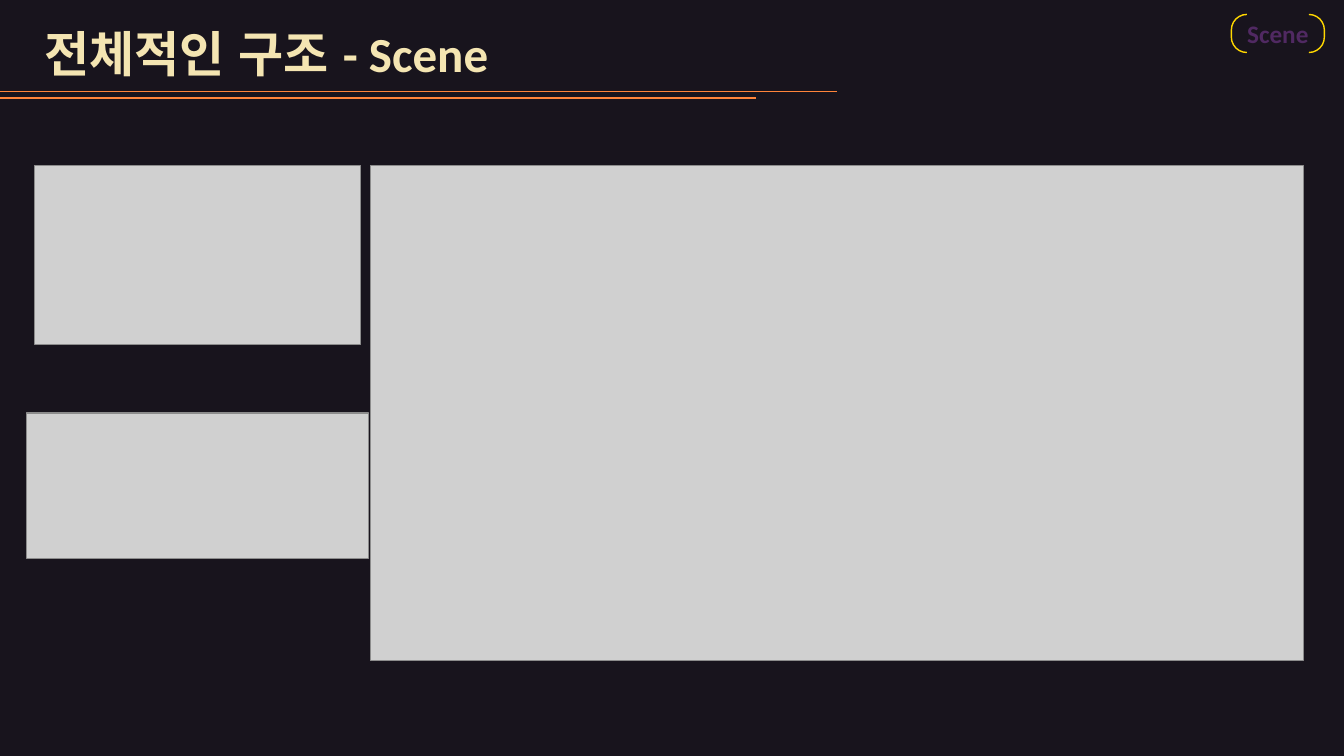
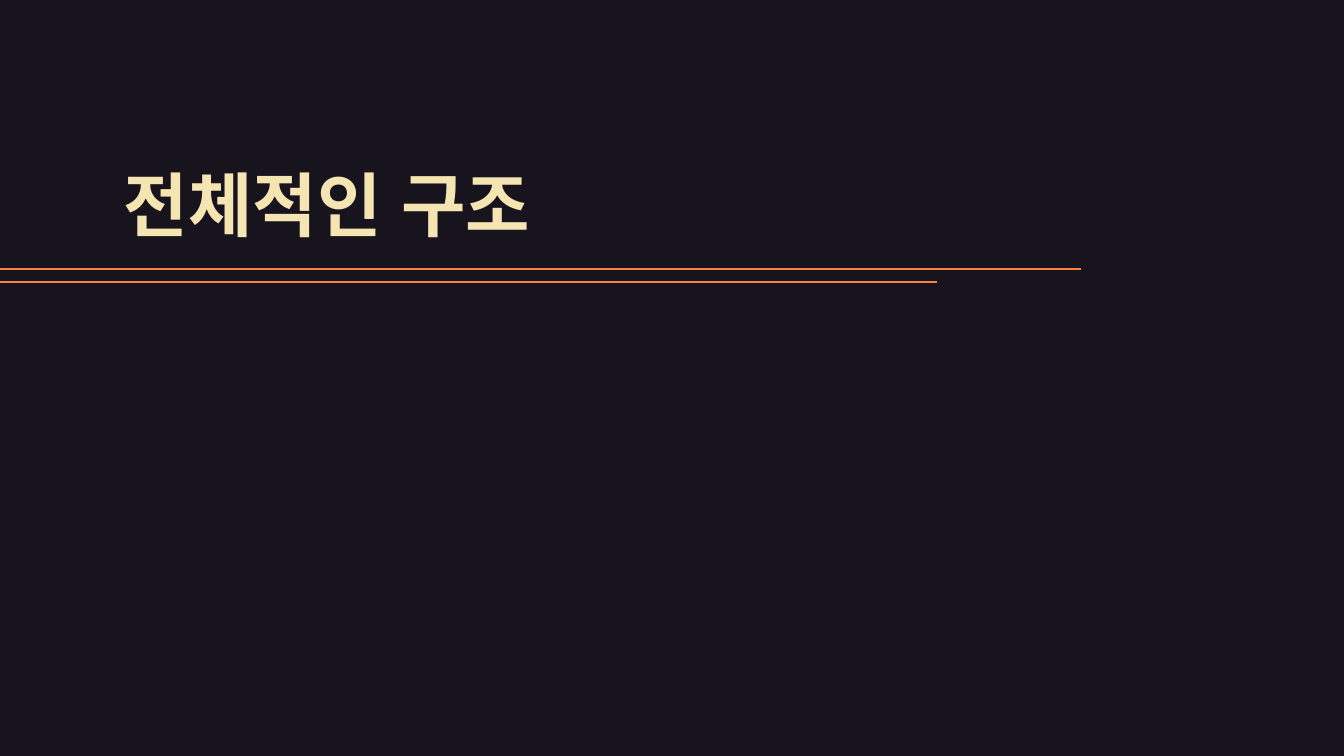
Before and after one commit to dndud3710/ProjectT, a slide deck: slide 3 of 발표자료.pptx (slide 4 before the commit). Drawn at 1344x756 pixels with LibreOffice and Linux fonts; fonts in the diff are those of the drawing; grey boxes stand for pictures. Boxes give left, top, right and bottom in pixels: in the first picture for what was removed or moved away, otherwise in the second. Text is boxed around its words. In the diff, an @@ line names an element or a change of style, - is before the commit and + after.

```diff
--- a/발표자료.pptx
+++ b/발표자료.pptx
@@ bracket pair removed at (1232, 14, 1325, 52) @@
-Scene
@@ line removed from (0, 98) to (756, 98) @@
@@ picture removed at (34, 165, 360, 345) @@
@@ text at (124, 172, 530, 238): text changed; size 35 to 50 pt @@
-전체적인 구조 - Scene
+전체적인 구조
@@ picture removed at (371, 165, 1304, 661) @@
@@ line added from (0, 269) to (1081, 269), #FF843A 1 pt @@
@@ line moved from (0, 92) - (837, 92) to (0, 282) - (938, 282) @@
@@ picture removed at (27, 413, 369, 559) @@
```
Also in this commit, not shown: 6 other slides changed, 8 slides added, 2 slides removed, 17 other files.
